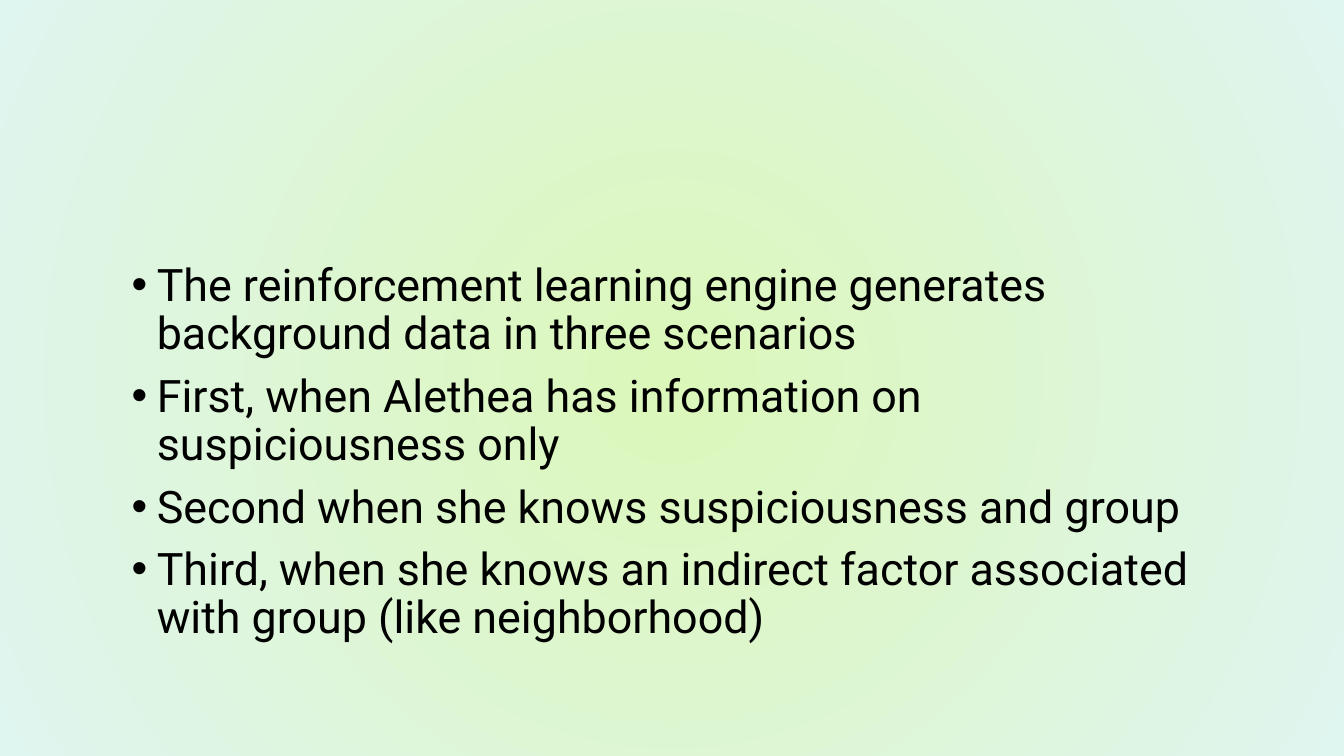
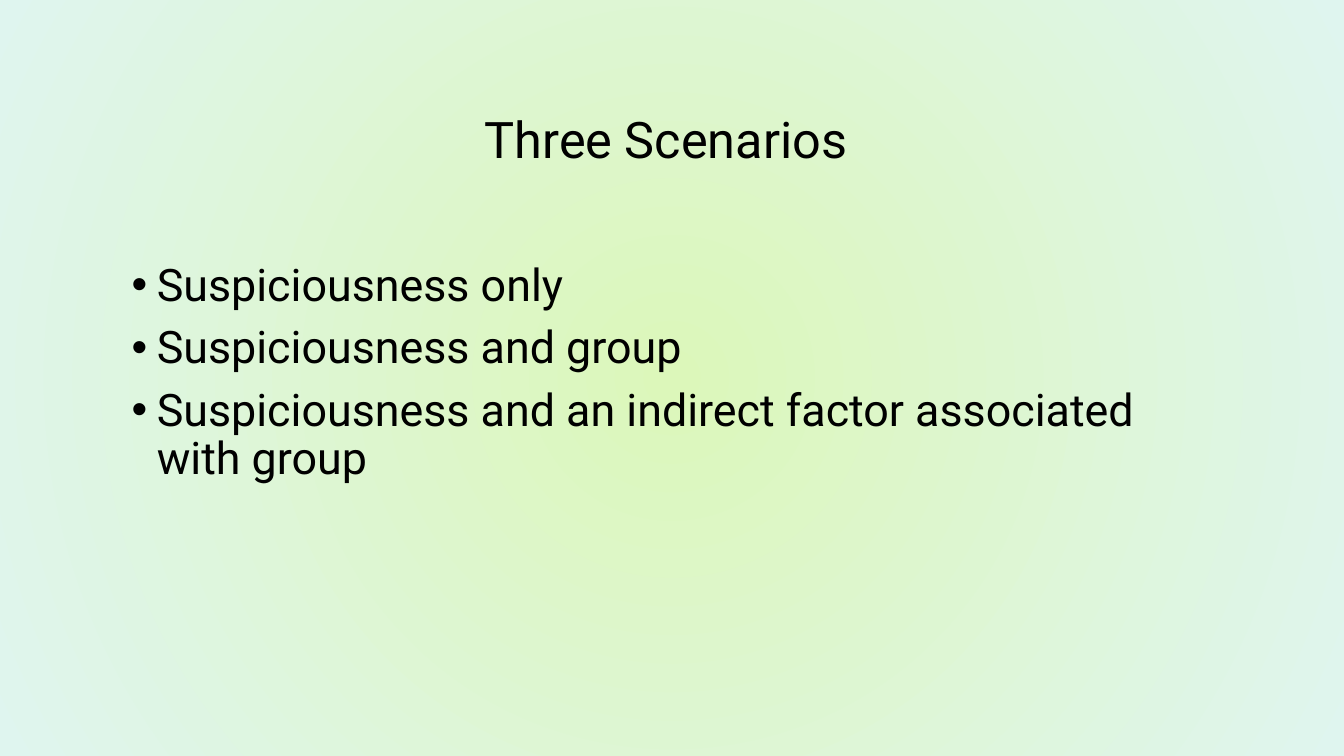
Before and after one commit to Kgatliffe/Alethea, a slide deck: slide 9 of Alethea11June2019.pptx (slide 5 before the commit). Drawn at 1344x756 pixels with LibreOffice and Linux fonts; fonts in the diff are those of the drawing; background and template pictures are left out. Boxes give left, top, right and bottom in pixels: in the first picture for what was removed or moved away, otherwise in the second. Text is boxed around its words. In the diff, an @@ line names an element or a change of style, - is before the commit and + after.

```diff
--- a/Alethea11June2019.pptx
+++ b/Alethea11June2019.pptx
@@ title added at (485, 120, 847, 159), 36 pt, text #000000 @@
+Three Scenarios
@@ text at (157, 267, 1133, 484): text changed @@
-• The reinforcement learning engine generates background data in three scenarios
-• First, when Alethea has information on suspiciousness only
-• Second when she knows suspiciousness and group
-• Third, when she knows an indirect factor associated with group (like neighborhood)
+• Suspiciousness only
+• Suspiciousness and group
+• Suspiciousness and an indirect factor associated with group
```
Also in this commit, not shown: 5 other slides changed, 2 slides added, 35 other files.
